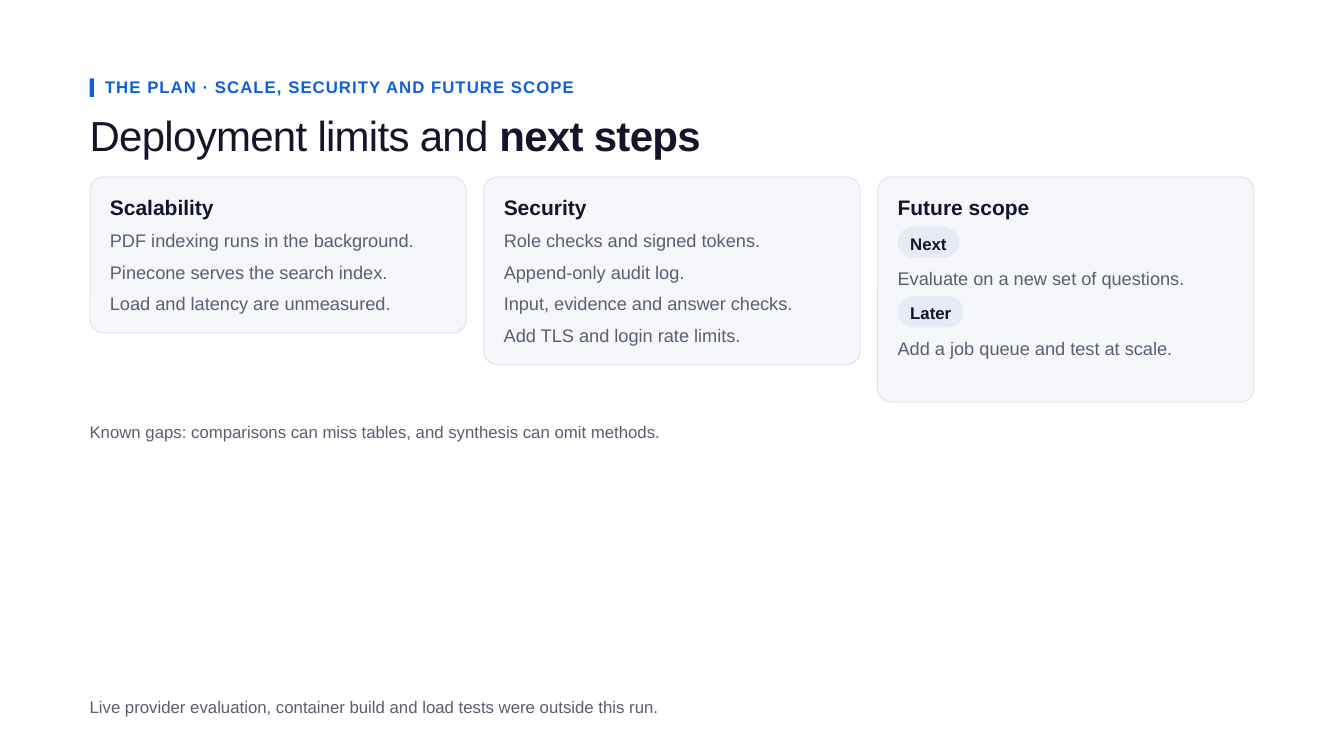
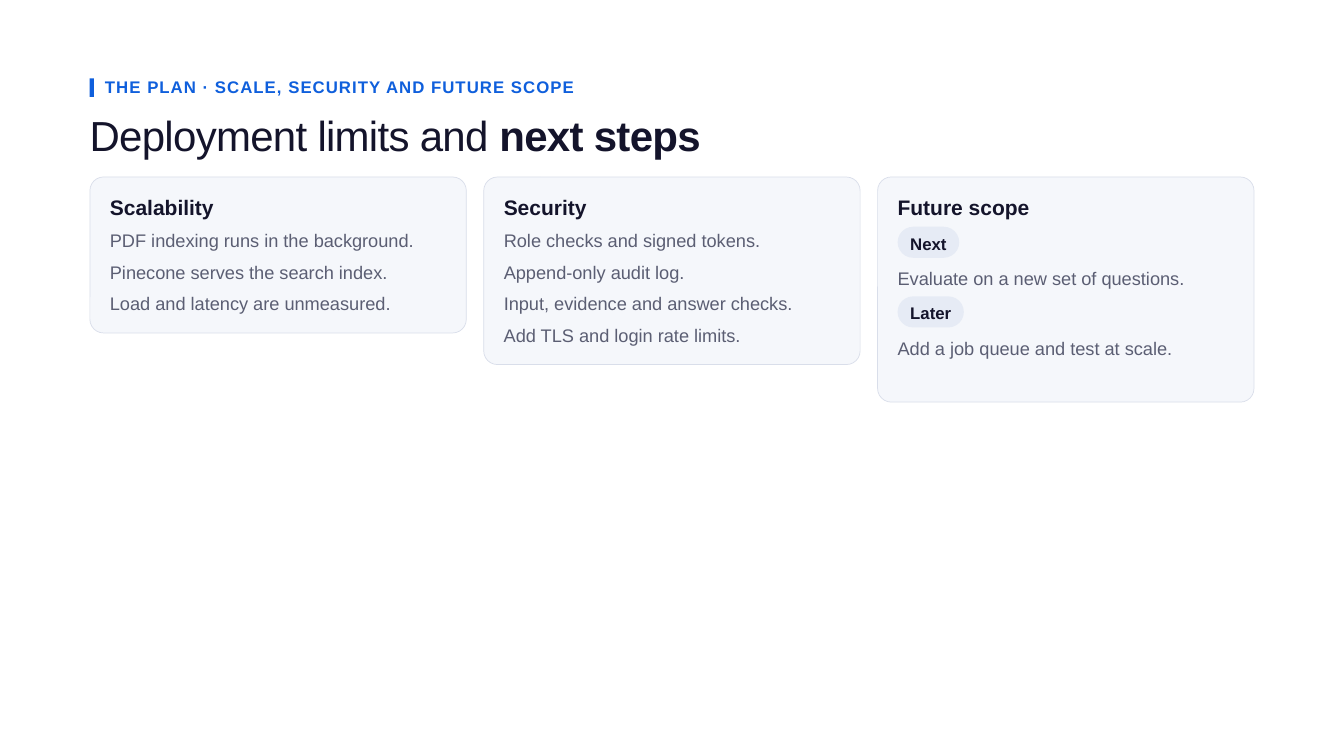
Before and after one commit to Prasannagirish/hcl-nitt-jensen_jackets, a slide deck: slide 14 of ResearchIQ Final Presentation.pptx. Drawn at 1344x756 pixels with LibreOffice and Linux fonts; fonts in the diff are those of the drawing. Boxes give left, top, right and bottom in pixels: in the first picture for what was removed or moved away, otherwise in the second. Text is boxed around its words. In the diff, an @@ line names an element or a change of style, - is before the commit and + after.

```diff
--- a/ResearchIQ Final Presentation.pptx
+++ b/ResearchIQ Final Presentation.pptx
@@ text removed at [90, 426, 660, 442] @@
-Known gaps: comparisons can miss tables, and synthesis can omit methods.
@@ text removed at [90, 701, 658, 717] @@
-Live provider evaluation, container build and load tests were outside this run.
```
Also in this commit, not shown: 10 other slides changed, 1 other file.
